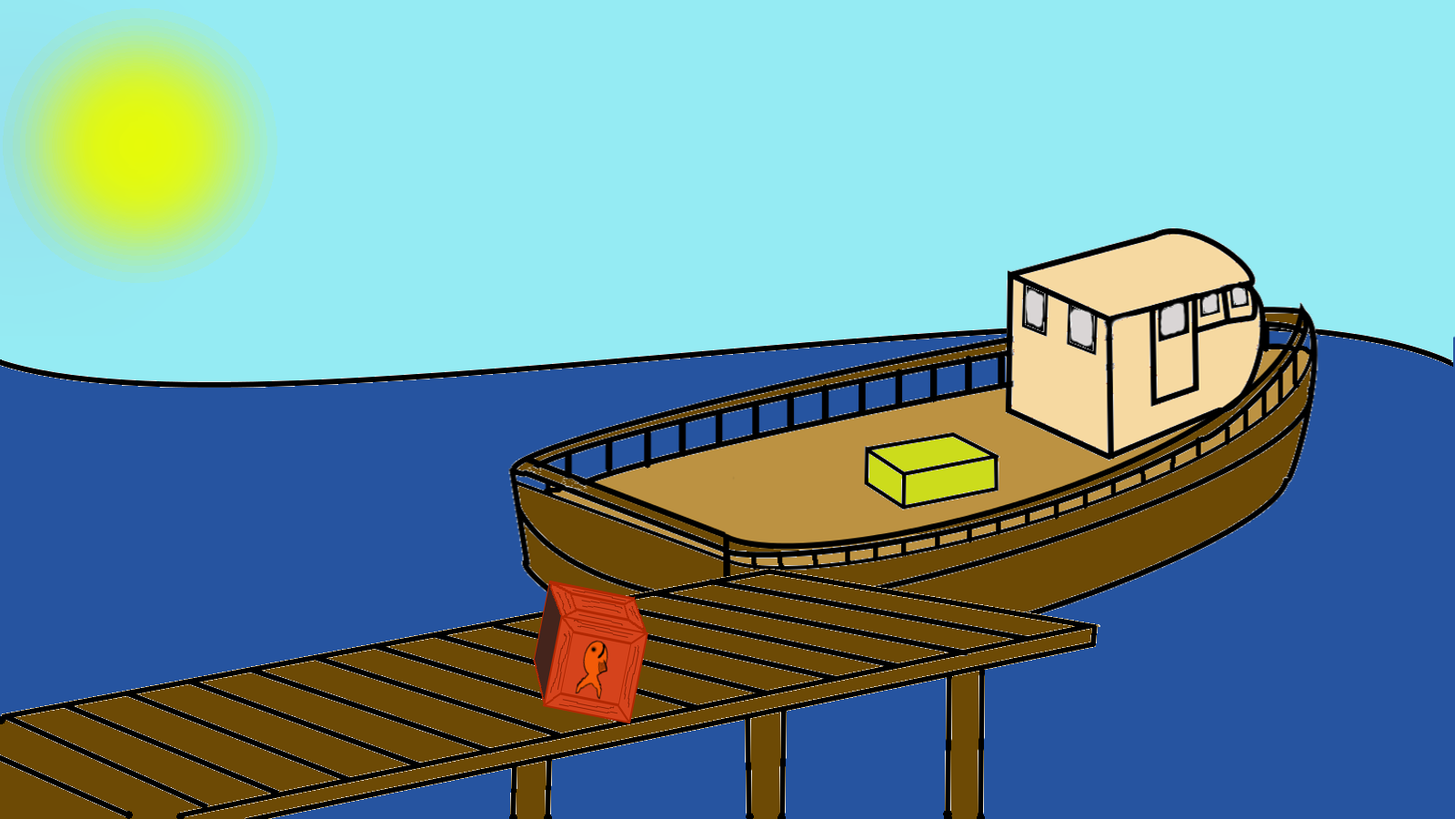
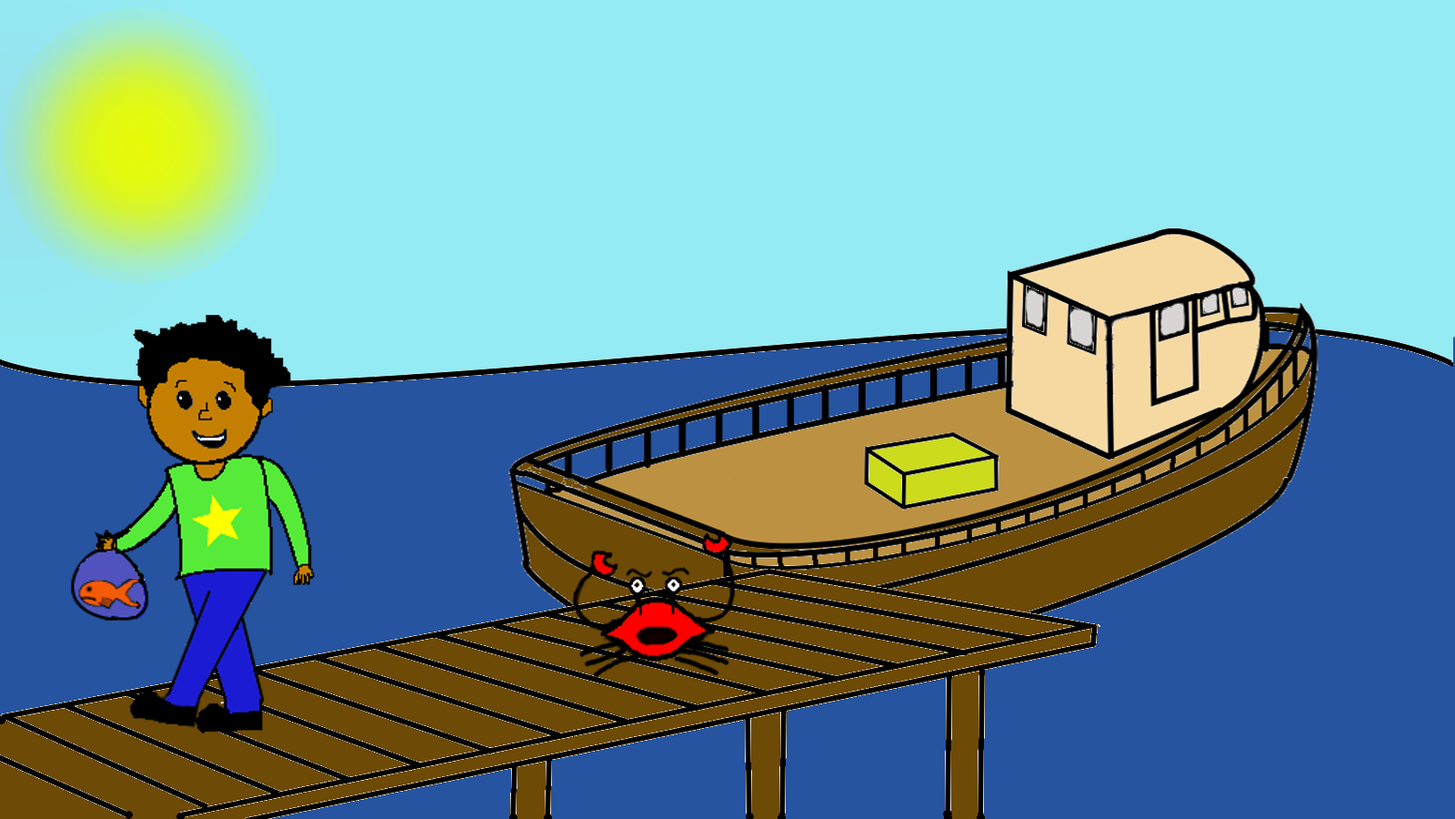
Two versions of the same layered image (1455x819). Layer-by-layer changes:
removed layer "Background #1" over [533, 578, 649, 725]
added layer "Pasted Layer" above "Layer" over [70, 314, 315, 734]
painted on "Layer" over [571, 529, 736, 688]
